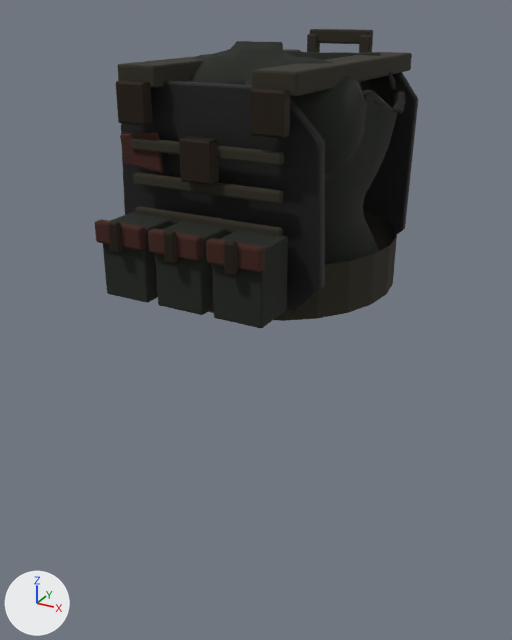
The glTF model public/assets/models/equipment/armor/equipment_ballistic_vest_female_large.glb, before and after one commit.
The view is the same before and after, from a 50 mm camera at (0.604, -1.18, 1.547) aimed at (-0.039, -0.01, 0.962). Lighting does not change. The marker at lower left points along +X, +Y and +Z. The picture after the commit comes second. Where no turn or scale is listed for an object, it has been applied to the vertices. Vertices at exactly the same position are counted once.

Objects in the first picture: 'equipment_ballistic_vest_unified_v1_female_large_plates_webbing', 'equipment_ballistic_vest_unified_v1_female_large_soft_carrier'.
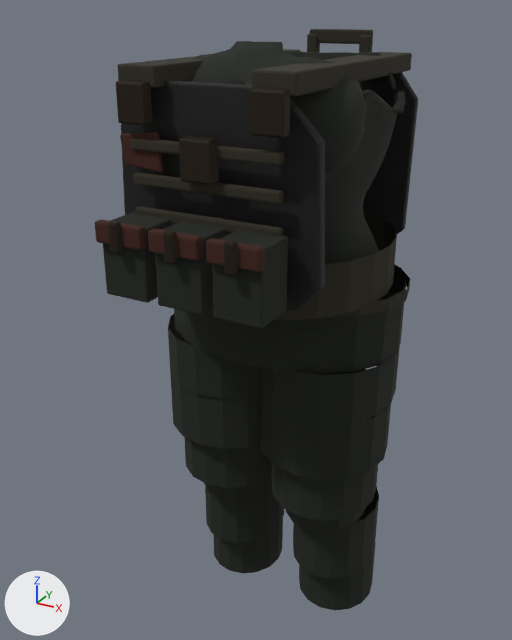
The edits, one by one:
me_equipment_ballistic_vest_unified_v1_female_large_details_mesh is used by ob_equipment_ballistic_vest_unified_v1_female_large_plates_webbing; location (0.0, 0.0, 0.0).
me_equipment_ballistic_vest_unified_v1_female_large_details_mesh had 1560 vertices, 2972 faces and spanned x -0.225..0.225, y -0.354..0.292, z 1.062..1.508.
me_equipment_ballistic_vest_unified_v1_female_large_details_mesh now has 2288 vertices, 3908 faces and spans x -0.255..0.255, y -0.354..0.292, z 0.248..1.508.
me_equipment_ballistic_vest_unified_v1_female_large_details_mesh part 1: 616 vertices added at x -0.255..0.255, y -0.151..0.227, z 0.248..1.068.
me_equipment_ballistic_vest_unified_v1_female_large_details_mesh part 2: 2724 kept faces spanning x -0.225..0.225, y -0.354..0.292, z 1.062..1.508 get new texture (UV) coordinates.
Other edits to the shape of me_equipment_ballistic_vest_unified_v1_female_large_details_mesh do not show in these pictures.

Where the change shows, as pixel boxes [x1, y1, x2, y2] in the pictures (512 x 640 px):
'equipment_ballistic_vest_unified_v1_female_large_plates_webbing', reshaped (94% taller): before [94, 29, 418, 328]; after [94, 29, 418, 610]
part 1 of me_equipment_ballistic_vest_unified_v1_female_large_details_mesh, added: after [168, 264, 410, 610]
part 2 of me_equipment_ballistic_vest_unified_v1_female_large_details_mesh, surface changed: [171, 262, 395, 328] in both
